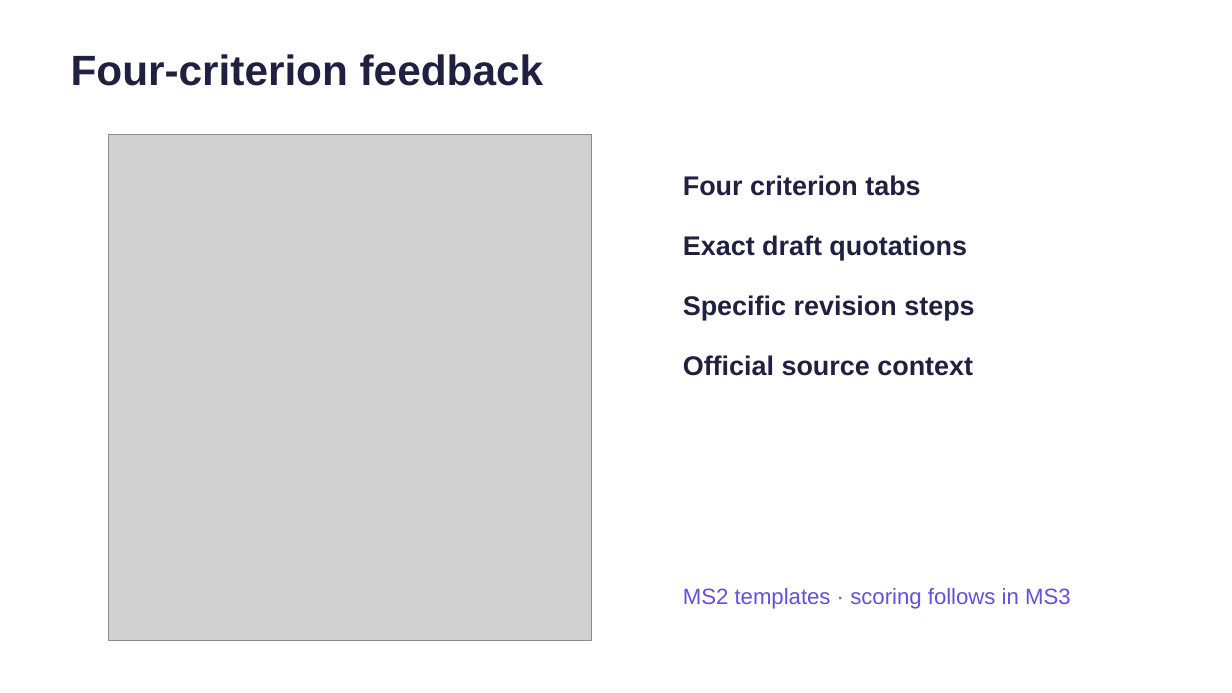
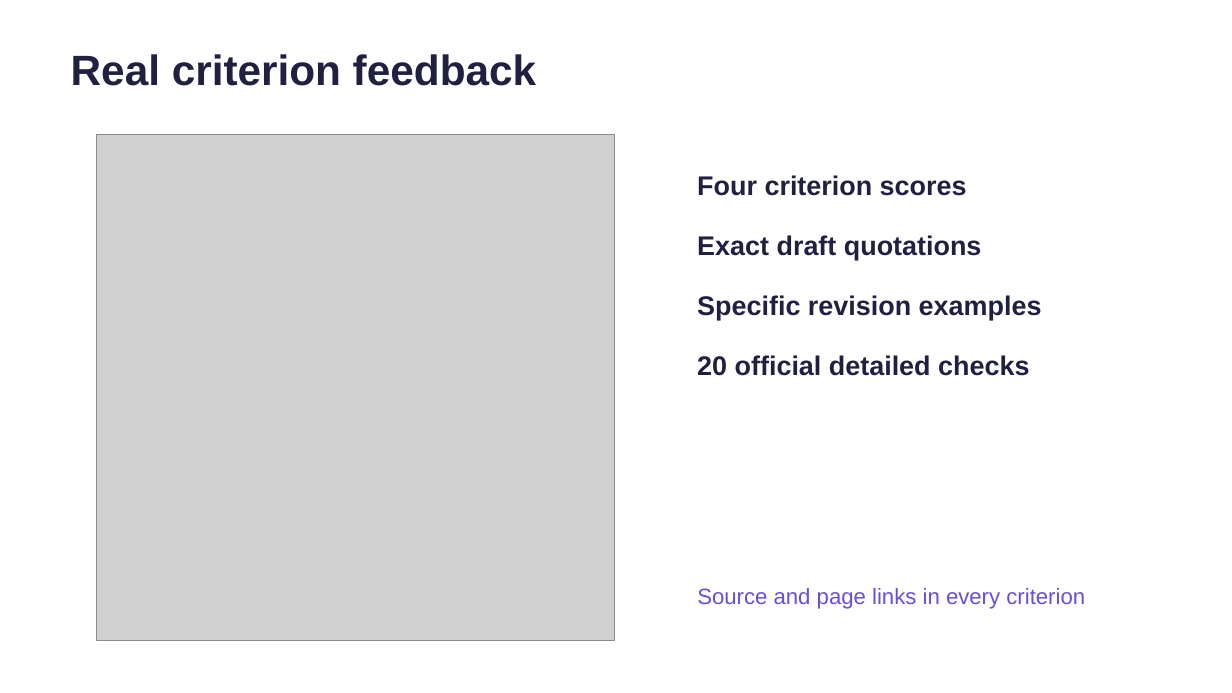
Before and after one commit to dwcqwcqw/stepwise, a slide deck: slide 5 of docs/slides/Stepwise_MS2_Presentation_Final.pptx. Drawn at 1232x693 pixels with LibreOffice and Linux fonts; fonts in the diff are those of the drawing; grey boxes stand for pictures. Boxes give left, top, right and bottom in pixels: in the first picture for what was removed or moved away, otherwise in the second. Text is boxed around its words. In the diff, an @@ line names an element or a change of style, - is before the commit and + after.

Commit message:
Record verified Gemini scoring, complete official RAG, live app evidence and MS2 report

```diff
--- a/docs/slides/Stepwise_MS2_Presentation_Final.pptx
+++ b/docs/slides/Stepwise_MS2_Presentation_Final.pptx
@@ text at (71,54,536,86): text changed @@
-Four-criterion feedback
+Real criterion feedback
@@ picture: place and size @@
-picture at (109,135,592,640)
+picture at (96,135,615,640)
@@ text "Four criterion scores": place and size @@
-text "Four criterion scores" at (683,175,974,376)
+text "Four criterion scores" at (697,175,1042,376)
@@ text at (697,175,967,196): text changed @@
-Four criterion tabs
+Four criterion scores
@@ text at (697,295,1042,376): text changed @@
-Specific revision steps
-Official source context
+Specific revision examples
+20 official detailed checks
@@ text at (697,588,1085,609): text changed @@
-MS2 templates · scoring follows in MS3
+Source and page links in every criterion
```
Also in this commit, not shown: 3 other slides changed, 3 slides added, 3 slides removed, 38 other files.
